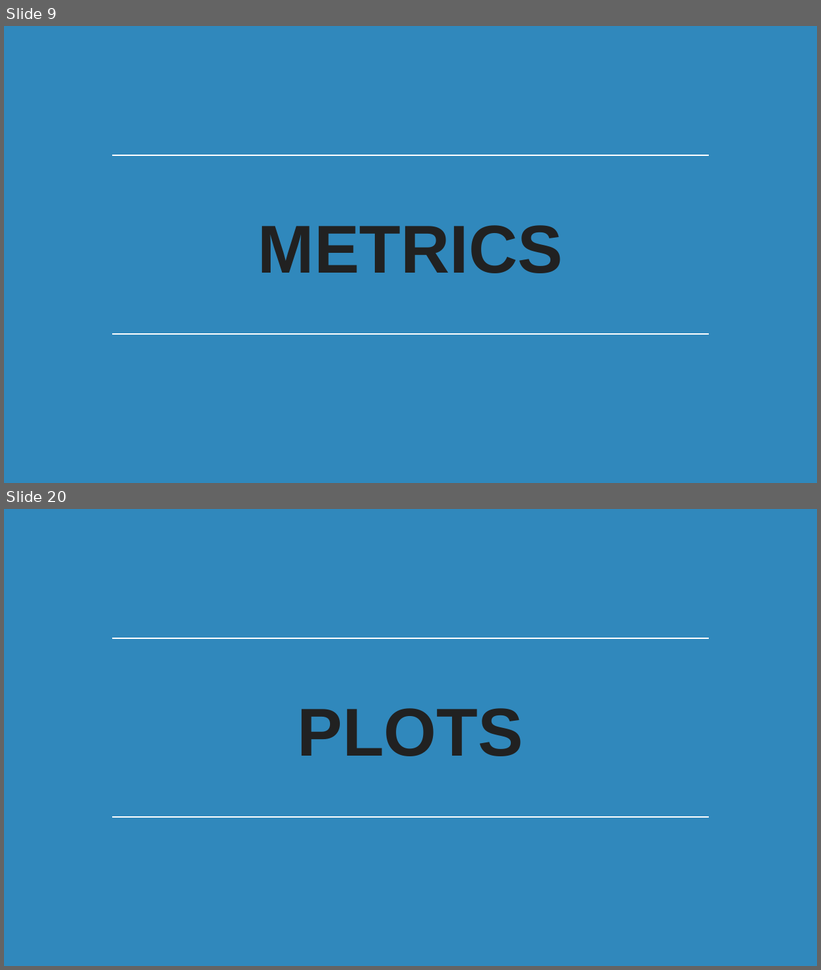
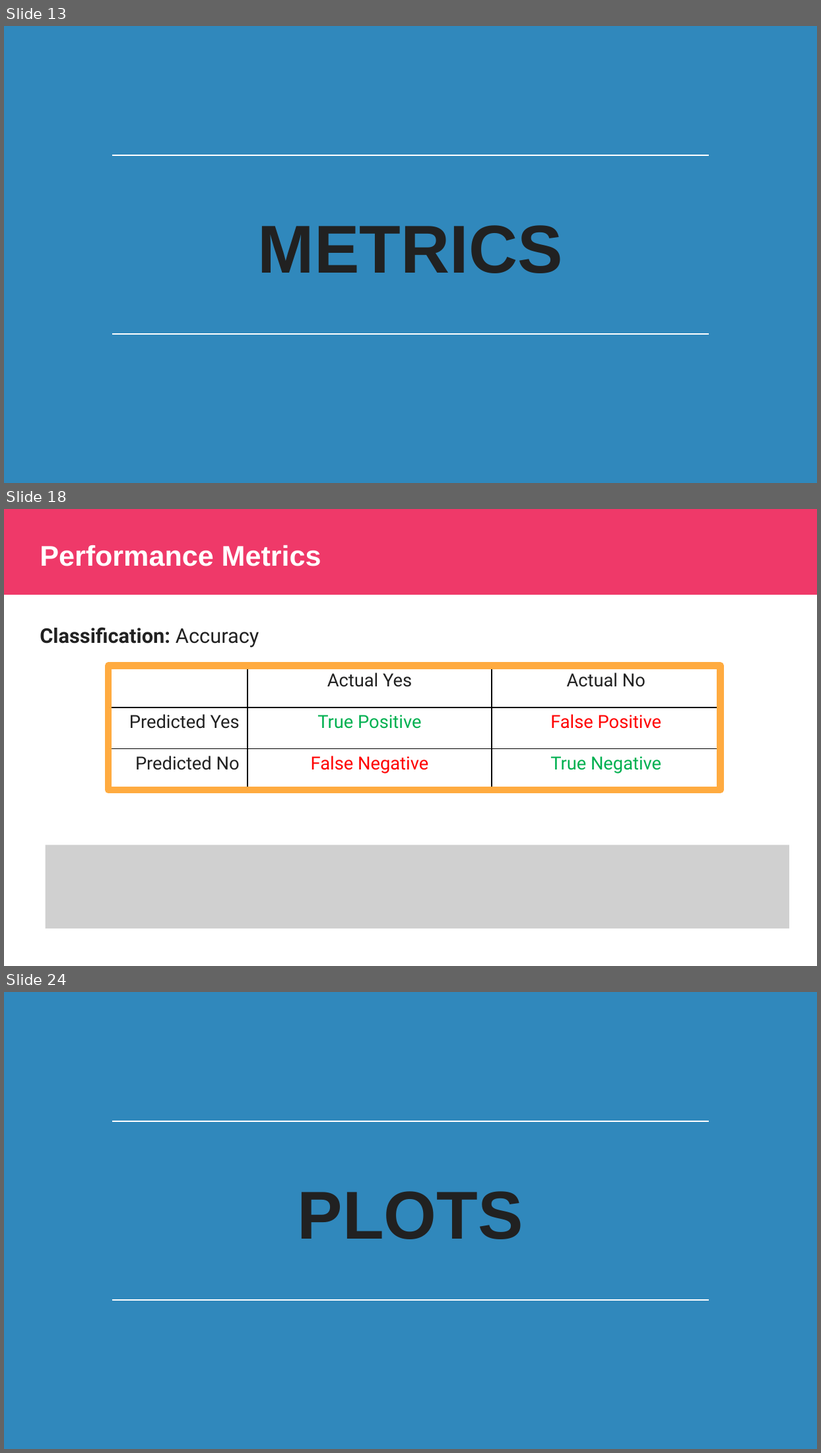
Before and after one commit to javediahmed/misc, a slide deck: Classification_Error_Metrics.pptx. Shown one above the other, each under a label of ours: slides 9 and 20 before the commit, slides 13, 18 and 24 after it; the slides between them are not shown. The pictures are 821x970 and 821x1453 pixels, drawn with LibreOffice and Linux fonts; fonts in the diff are those of the drawing; grey boxes stand for pictures; background and template pictures are left out. Boxes give left, top, right and bottom in pixels: in the first picture for what was removed or moved away, otherwise in the second. Text is boxed around its words. In the diff, an @@ line names an element or a change of style, - is before the commit and + after.

```diff
--- a/Classification_Error_Metrics.pptx
+++ b/Classification_Error_Metrics.pptx
@@ slide 18 added at [4, 509, 817, 966], background #FFFFFF @@
@@ rectangle added at [4, 509, 817, 595], fill #EF3969 @@
@@ title added at [40, 545, 321, 566], 25.2 pt, text #FFFFFF, bold @@
+Performance Metrics
@@ text added at [40, 627, 259, 648], 18 pt, text #212121, bold @@
+Classification: Accuracy
@@ table added at [108, 666, 719, 790], 3 rows, 3 columns @@
+ | Actual Yes | Actual No
+Predicted Yes | True Positive | False Positive
+Predicted No | False Negative | True Negative
@@ rectangle added at [108, 666, 720, 790], outline #FFAB40 6 pt @@
@@ picture added at [46, 845, 789, 929] @@
@@ what was slide 9 is now slide 13 @@
@@ what was slide 20 is now slide 24 @@
```
Also in this commit, not shown: 1 slide changed, 18 other slides added, 1 slide removed.
